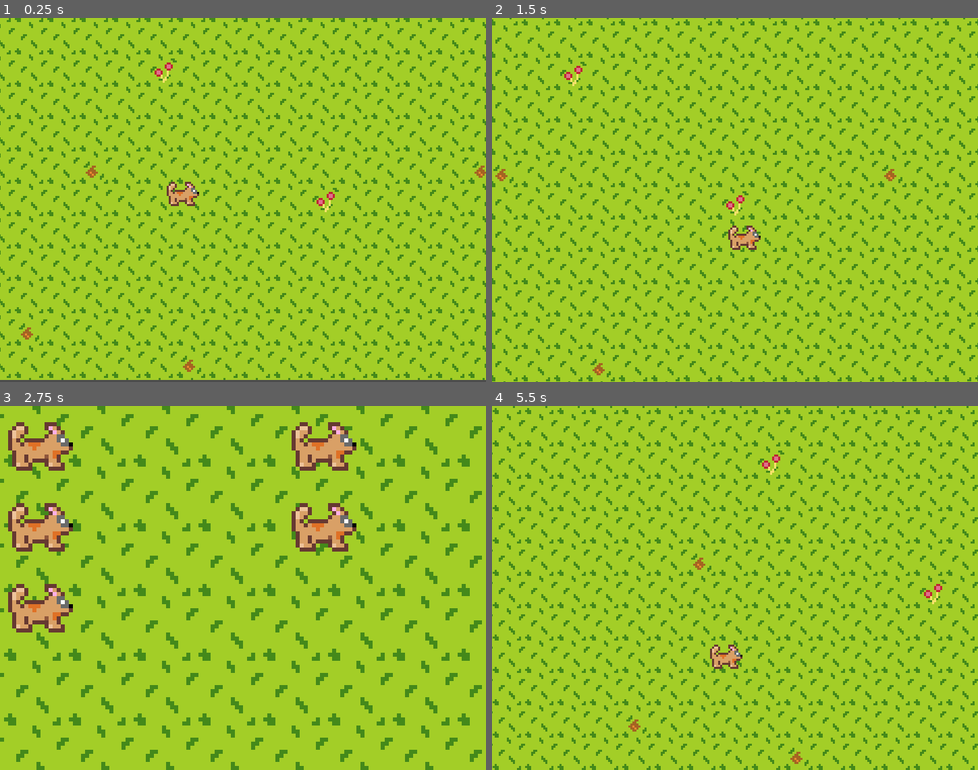
Above: before the commit, frames 1-4 (two rows, left to right).
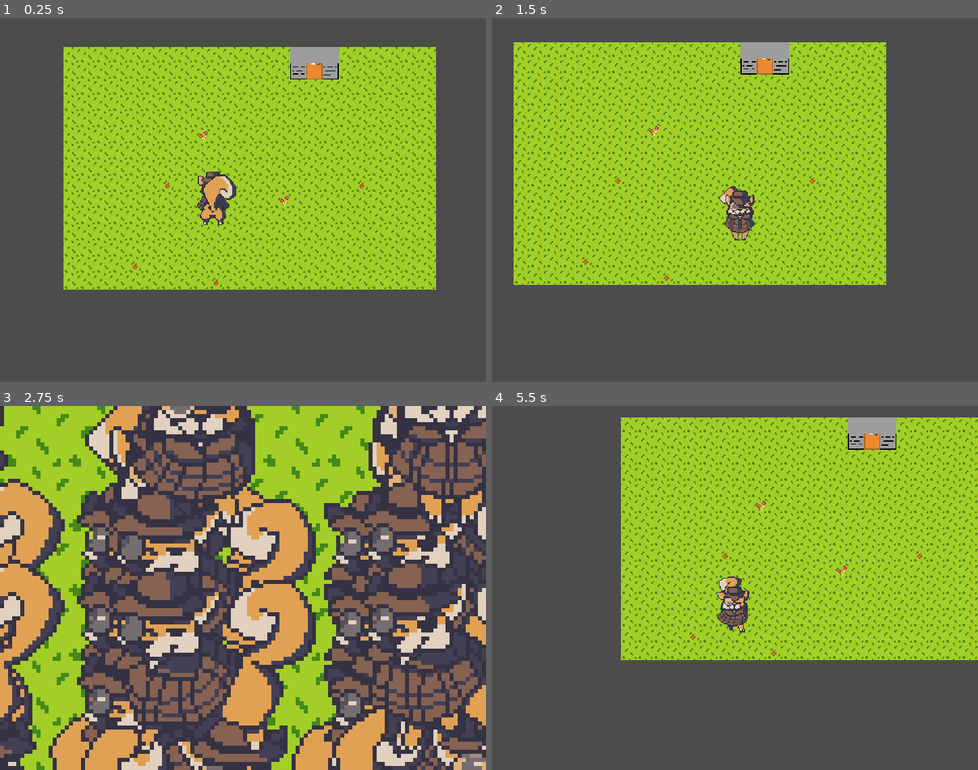
Above: after the commit, the same moments.

Repository: WolfgangSenff/GWJ2YrAnniversary
Game: Godot game, scene res://Maps/Outside.tscn
The game is run twice, just before and just after one commit, with the same random seed, the same clock (stepped at 60 frames per second) and the same inputs.
Inputs:
- Up to frame 1 (0.25 s): no input
- Up to frame 2 (1.5 s): tap Enter (ui_accept) at 0.5, 0.77 s; hold Right (ui_right) 0.53-1.28 s; hold Down (ui_down) from 1.28 s (still down)
- Up to frame 3 (2.75 s): tap Enter (ui_accept) at 1.52 s; release Down (ui_down) at 2.03 s; hold Right (ui_right) from 2.03 s (still down)
- Up to frame 4 (5.5 s): tap Enter (ui_accept) at 2.75, 3.02, 3.77, 4.25, 4.52 s; release Right (ui_right) at 2.78 s; hold Up (ui_up) 2.78-3.53 s; hold Left (ui_left) 3.53-5.03 s; hold Down (ui_down) from 5.03 s (still down)

The runs differ from the first frame. In frame 1, 61% of the frame differs, in the area x 0-100%, y 0-100%; in frame 2, 60%; in frame 3, 82%; in frame 4, 62%.

Commit message:
Add animations, fonts, etc. (#5)
* Add animations, fonts, etc.

* Small fixes to prepare for merge into master.

- Fixed IdleUp animation.
- Fixed starting animation frame.
- Added font to ThoughtBubble.
- Re-added collision mask to ThoughtBubble
- Re-added collsion layer/mask to Dogtective.

Co-authored-by: chickendude <pokemaster103@gmail.com>

Diff:
--- a/Actions/MapChange.gd
+++ b/Actions/MapChange.gd
@@ -10,5 +10,4 @@
 
 
 func _on_body_entered(body : KinematicBody2D) -> void:
-    if body.is_in_group('Dogtective'):
-        Events.change_map(map_name, coordinates, direction)
+    Events.change_map(map_name, coordinates, direction)
--- a/Actions/ThoughtBubble.tscn
+++ b/Actions/ThoughtBubble.tscn
@@ -3,4 +3,6 @@
 [ext_resource path="res://Actions/ThoughtBubble.gd" type="Script" id=1]
 
 [node name="ThoughtBubble" type="Area2D"]
+collision_layer = 0
+collision_mask = 2
 script = ExtResource( 1 )
--- a/Characters/Players/Dogtective.gd
+++ b/Characters/Players/Dogtective.gd
@@ -3,6 +3,27 @@
 class_name Dogtective
 
 const ThoughtBubble = preload("res://UI/ThoughtBubble.tscn")
+
+onready var anim_tree = $AnimationTree
+onready var is_idle setget set_is_idle, get_is_idle
+onready var is_walking setget set_is_walking, get_is_walking
+onready var blend_space setget set_blend_space
+
+func set_blend_space(value):
+    anim_tree.set("parameters/IdleBlendSpace/blend_position", value)
+    anim_tree.set("parameters/WalkBlendSpace/blend_position", value)
+
+func set_is_idle(value):
+    anim_tree.set("parameters/conditions/is_idle", value)
+
+func get_is_idle():
+    anim_tree.get("parameters/conditions/is_idle")
+
+func set_is_walking(value):
+    anim_tree.set("parameters/conditions/is_walking", value)
+
+func get_is_walking():
+    anim_tree.get("parameters/conditions/is_walking")
 
 export var speed := 100
 
@@ -11,18 +32,18 @@
 func _ready() -> void:
     position = Events.player_position
 
-
-func _process(_delta):
+func _physics_process(_delta):
+    direction.x = Input.get_action_strength("ui_right") - Input.get_action_strength("ui_left")
+    direction.y = Input.get_action_strength("ui_down") - Input.get_action_strength("ui_up")
     if direction:
         var _e = move_and_slide(direction.normalized() * speed)
+        self.blend_space = Vector2(direction.x, -direction.y)
         Party.position = position
-
-
-func _unhandled_key_input(_event):
-    direction.x = Input.get_action_strength("ui_right") - Input.get_action_strength("ui_left")
-    direction.y = Input.get_action_strength("ui_down") - Input.get_action_strength("ui_up")
-    Party.direction = direction
-
+        self.is_walking = true
+        self.is_idle = false
+    else:
+        self.is_idle = true
+        self.is_walking = false
 
 func show_thought_bubble(text : String) -> void:
     var thought_bubble = ThoughtBubble.instance()
--- a/Characters/Players/Dogtective.tscn
+++ b/Characters/Players/Dogtective.tscn
@@ -1,13 +1,209 @@
-[gd_scene load_steps=4 format=2]
+[gd_scene load_steps=26 format=2]
 
 [ext_resource path="res://assets/sprites/characters/dogtective.png" type="Texture" id=1]
 [ext_resource path="res://Characters/Players/Dogtective.gd" type="Script" id=2]
-
-
 
 [sub_resource type="CapsuleShape2D" id=1]
 radius = 3.0
 height = 8.0
+
+[sub_resource type="Animation" id=2]
+resource_name = "IdleDown"
+length = 0.1
+loop = true
+tracks/0/type = "value"
+tracks/0/path = NodePath("Sprite:frame")
+tracks/0/interp = 1
+tracks/0/loop_wrap = true
+tracks/0/imported = false
+tracks/0/enabled = true
+tracks/0/keys = {
+"times": PoolRealArray( 0 ),
+"transitions": PoolRealArray( 1 ),
+"update": 1,
+"values": [ 4 ]
+}
+
+[sub_resource type="Animation" id=3]
+resource_name = "IdleLeft"
+length = 0.1
+loop = true
+tracks/0/type = "value"
+tracks/0/path = NodePath("Sprite:frame")
+tracks/0/interp = 1
+tracks/0/loop_wrap = true
+tracks/0/imported = false
+tracks/0/enabled = true
+tracks/0/keys = {
+"times": PoolRealArray( 0 ),
+"transitions": PoolRealArray( 1 ),
+"update": 1,
+"values": [ 8 ]
+}
+
+[sub_resource type="Animation" id=4]
+resource_name = "IdleRight"
+length = 0.1
+loop = true
+tracks/0/type = "value"
+tracks/0/path = NodePath("Sprite:frame")
+tracks/0/interp = 1
+tracks/0/loop_wrap = true
+tracks/0/imported = false
+tracks/0/enabled = true
+tracks/0/keys = {
+"times": PoolRealArray( 0 ),
+"transitions": PoolRealArray( 1 ),
+"update": 1,
+"values": [ 12 ]
+}
+
+[sub_resource type="Animation" id=5]
+resource_name = "IdleUp"
+length = 0.1
+loop = true
+tracks/0/type = "value"
+tracks/0/path = NodePath("Sprite:frame")
+tracks/0/interp = 1
+tracks/0/loop_wrap = true
+tracks/0/imported = false
+tracks/0/enabled = true
+tracks/0/keys = {
+"times": PoolRealArray( 0 ),
+"transitions": PoolRealArray( 1 ),
+"update": 1,
+"values": [ 0 ]
+}
+
+[sub_resource type="Animation" id=6]
+resource_name = "WalkDown"
+length = 0.4
+loop = true
+tracks/0/type = "value"
+tracks/0/path = NodePath("Sprite:frame")
+tracks/0/interp = 1
+tracks/0/loop_wrap = true
+tracks/0/imported = false
+tracks/0/enabled = true
+tracks/0/keys = {
+"times": PoolRealArray( 0, 0.1, 0.2, 0.3 ),
+"transitions": PoolRealArray( 1, 1, 1, 1 ),
+"update": 1,
+"values": [ 5, 6, 7, 4 ]
+}
+
+[sub_resource type="Animation" id=7]
+resource_name = "WalkLeft"
+length = 0.4
+loop = true
+tracks/0/type = "value"
+tracks/0/path = NodePath("Sprite:frame")
+tracks/0/interp = 1
+tracks/0/loop_wrap = true
+tracks/0/imported = false
+tracks/0/enabled = true
+tracks/0/keys = {
+"times": PoolRealArray( 0, 0.1, 0.2, 0.3 ),
+"transitions": PoolRealArray( 1, 1, 1, 1 ),
+"update": 1,
+"values": [ 9, 10, 11, 8 ]
+}
+
+[sub_resource type="Animation" id=8]
+resource_name = "WalkRight"
+length = 0.4
+loop = true
+tracks/0/type = "value"
+tracks/0/path = NodePath("Sprite:frame")
+tracks/0/interp = 1
+tracks/0/loop_wrap = true
+tracks/0/imported = false
+tracks/0/enabled = true
+tracks/0/keys = {
+"times": PoolRealArray( 0, 0.1, 0.2, 0.3 ),
+"transitions": PoolRealArray( 1, 1, 1, 1 ),
+"update": 1,
+"values": [ 13, 14, 15, 12 ]
+}
+
+[sub_resource type="Animation" id=9]
+resource_name = "WalkUp"
+length = 0.4
+loop = true
+tracks/0/type = "value"
+tracks/0/path = NodePath("Sprite:frame")
+tracks/0/interp = 1
+tracks/0/loop_wrap = true
+tracks/0/imported = false
+tracks/0/enabled = true
+tracks/0/keys = {
+"times": PoolRealArray( 0, 0.1, 0.2, 0.3 ),
+"transitions": PoolRealArray( 1, 1, 1, 1 ),
+"update": 1,
+"values": [ 1, 2, 3, 0 ]
+}
+
+[sub_resource type="AnimationNodeAnimation" id=10]
+animation = "IdleUp"
+
+[sub_resource type="AnimationNodeAnimation" id=11]
+animation = "IdleDown"
+
+[sub_resource type="AnimationNodeAnimation" id=12]
+animation = "IdleLeft"
+
+[sub_resource type="AnimationNodeAnimation" id=13]
+animation = "IdleRight"
+
+[sub_resource type="AnimationNodeBlendSpace2D" id=14]
+blend_point_0/node = SubResource( 10 )
+blend_point_0/pos = Vector2( 0, 0.8 )
+blend_point_1/node = SubResource( 11 )
+blend_point_1/pos = Vector2( 0, -0.8 )
+blend_point_2/node = SubResource( 12 )
+blend_point_2/pos = Vector2( -0.9, 0 )
+blend_point_3/node = SubResource( 13 )
+blend_point_3/pos = Vector2( 0.9, 0 )
+blend_mode = 1
+
+[sub_resource type="AnimationNodeAnimation" id=15]
+animation = "WalkLeft"
+
+[sub_resource type="AnimationNodeAnimation" id=16]
+animation = "WalkUp"
+
+[sub_resource type="AnimationNodeAnimation" id=17]
+animation = "WalkRight"
+
+[sub_resource type="AnimationNodeAnimation" id=18]
+animation = "WalkDown"
+
+[sub_resource type="AnimationNodeBlendSpace2D" id=19]
+blend_point_0/node = SubResource( 15 )
+blend_point_0/pos = Vector2( -0.9, 0 )
+blend_point_1/node = SubResource( 16 )
+blend_point_1/pos = Vector2( 0, 0.8 )
+blend_point_2/node = SubResource( 17 )
+blend_point_2/pos = Vector2( 0.9, 0 )
+blend_point_3/node = SubResource( 18 )
+blend_point_3/pos = Vector2( 0, -0.8 )
+blend_mode = 1
+
+[sub_resource type="AnimationNodeStateMachineTransition" id=20]
+advance_condition = "is_walking"
+
+[sub_resource type="AnimationNodeStateMachineTransition" id=21]
+advance_condition = "is_idle"
+
+[sub_resource type="AnimationNodeStateMachine" id=22]
+states/IdleBlendSpace/node = SubResource( 14 )
+states/IdleBlendSpace/position = Vector2( 127, 80 )
+states/WalkBlendSpace/node = SubResource( 19 )
+states/WalkBlendSpace/position = Vector2( 388, 80 )
+transitions = [ "IdleBlendSpace", "WalkBlendSpace", SubResource( 20 ), "WalkBlendSpace", "IdleBlendSpace", SubResource( 21 ) ]
+start_node = "IdleBlendSpace"
+
+[sub_resource type="AnimationNodeStateMachinePlayback" id=23]
 
 [node name="Dogtective" type="KinematicBody2D" groups=[
 "Dogtective",
@@ -17,8 +213,31 @@
 
 [node name="Sprite" type="Sprite" parent="."]
 texture = ExtResource( 1 )
+vframes = 4
+hframes = 4
 
 [node name="CollisionShape2D" type="CollisionShape2D" parent="."]
 position = Vector2( 0, 3 )
 rotation = 1.5708
 shape = SubResource( 1 )
+
+[node name="AnimationPlayer" type="AnimationPlayer" parent="."]
+anims/IdleDown = SubResource( 2 )
+anims/IdleLeft = SubResource( 3 )
+anims/IdleRight = SubResource( 4 )
+anims/IdleUp = SubResource( 5 )
+anims/WalkDown = SubResource( 6 )
+anims/WalkLeft = SubResource( 7 )
+anims/WalkRight = SubResource( 8 )
+anims/WalkUp = SubResource( 9 )
+
+[node name="AnimationTree" type="AnimationTree" parent="."]
+tree_root = SubResource( 22 )
+anim_player = NodePath("../AnimationPlayer")
+active = true
+process_mode = 0
+parameters/playback = SubResource( 23 )
+parameters/conditions/is_idle = false
+parameters/conditions/is_walking = false
+parameters/IdleBlendSpace/blend_position = Vector2( 0, 0 )
+parameters/WalkBlendSpace/blend_position = Vector2( 0, 0 )
--- a/Maps/Camera.tscn
+++ b/Maps/Camera.tscn
@@ -3,10 +3,12 @@
 [node name="Camera" type="Camera2D"]
 position = Vector2( 291.918, 162.974 )
 current = true
-limit_left = 0
-limit_top = 0
-limit_right = 368
-limit_bottom = 240
+zoom = Vector2( 2, 2 )
+process_mode = 0
+limit_left = -10000
+limit_top = -10000
+limit_right = 10000
+limit_bottom = 10000
 limit_smoothed = true
 smoothing_enabled = true
 smoothing_speed = 6.0
--- a/Maps/Room.tscn
+++ b/Maps/Room.tscn
@@ -4,7 +4,6 @@
 [ext_resource path="res://Characters/Players/Dogtective.tscn" type="PackedScene" id=2]
 [ext_resource path="res://Maps/Camera.tscn" type="PackedScene" id=3]
 [ext_resource path="res://Actions/MapChange.tscn" type="PackedScene" id=4]
-
 
 [sub_resource type="TileSet" id=1]
 0/name = "inside_outside_house_tilesheet.png 0"
@@ -43,11 +42,13 @@
 
 [node name="MapChange" parent="Actions" instance=ExtResource( 4 )]
 position = Vector2( 209, 216 )
+collision_mask = 2147483650
 map_name = "Outside"
 coordinates = Vector2( 7, 1 )
 
 [node name="Dogtective" parent="." instance=ExtResource( 2 )]
 position = Vector2( 209, 190 )
+collision_mask = 5
 
 [node name="RemoteTransform2D" type="RemoteTransform2D" parent="Dogtective"]
 remote_path = NodePath("../../Camera")
--- a/UI/ThoughtBubble.tscn
+++ b/UI/ThoughtBubble.tscn
@@ -1,6 +1,7 @@
-[gd_scene load_steps=3 format=2]
+[gd_scene load_steps=5 format=2]
 
 [ext_resource path="res://UI/ThoughtBubble.gd" type="Script" id=1]
+[ext_resource path="res://assets/OpenDyslexic3-Regular.ttf" type="DynamicFontData" id=2]
 
 [sub_resource type="StyleBoxFlat" id=1]
 content_margin_left = 2.0
@@ -20,6 +21,10 @@
 corner_detail = 20
 anti_aliasing = false
 
+[sub_resource type="DynamicFont" id=2]
+size = 13
+font_data = ExtResource( 2 )
+
 [node name="ThoughtBubble" type="Node2D"]
 position = Vector2( 0, -26 )
 script = ExtResource( 1 )
@@ -28,7 +33,8 @@
 margin_right = 40.0
 margin_bottom = 14.0
 custom_styles/normal = SubResource( 1 )
-custom_colors/font_color = Color( 0.0392157, 0.101961, 0.568627, 1 )
+custom_fonts/font = SubResource( 2 )
+custom_colors/font_color = Color( 0.0431373, 0.101961, 0.839216, 1 )
 custom_colors/font_outline_modulate = Color( 0, 0, 0, 1 )
 text = "Label Text"
 __meta__ = {
--- a/project.godot
+++ b/project.godot
@@ -32,7 +32,7 @@
 
 [application]
 
-config/name="MiamiKnights"
+config/name="DogtectivePI"
 run/main_scene="res://Maps/Outside.tscn"
 config/icon="res://icon.png"
 
Not shown, added: assets/OFL-FontLicense.txt
Binary file added: assets/OpenDyslexic3-Regular.ttf
Binary file changed: assets/sprites/characters/dogtective.png
